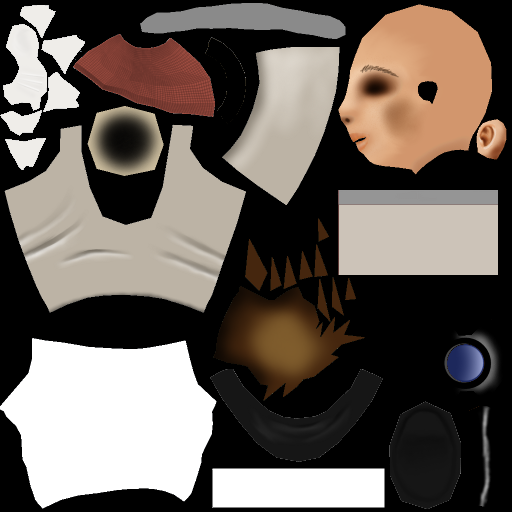
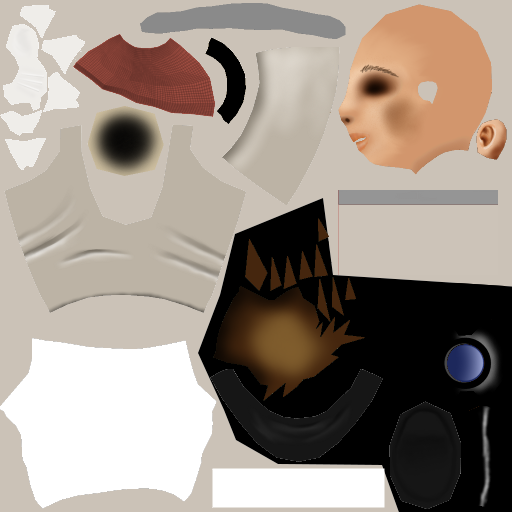
Two versions of the same layered image (w=512, h=512). Layer-by-layer changes:
painted on "Overlay" over (0, 0, 512, 512)
added layer "Overlay-Kopie" above "hairhighlight" over (0, 0, 512, 512)
